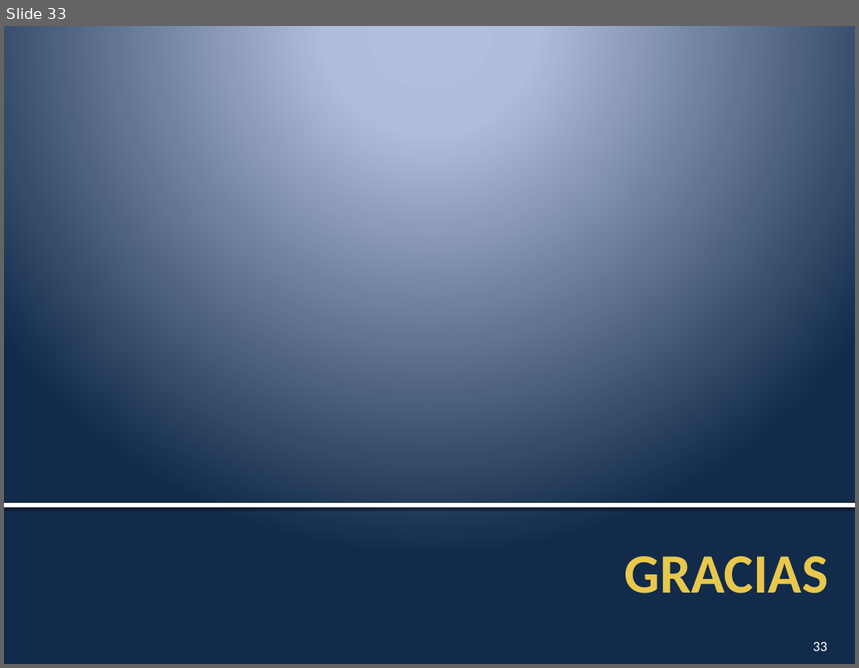
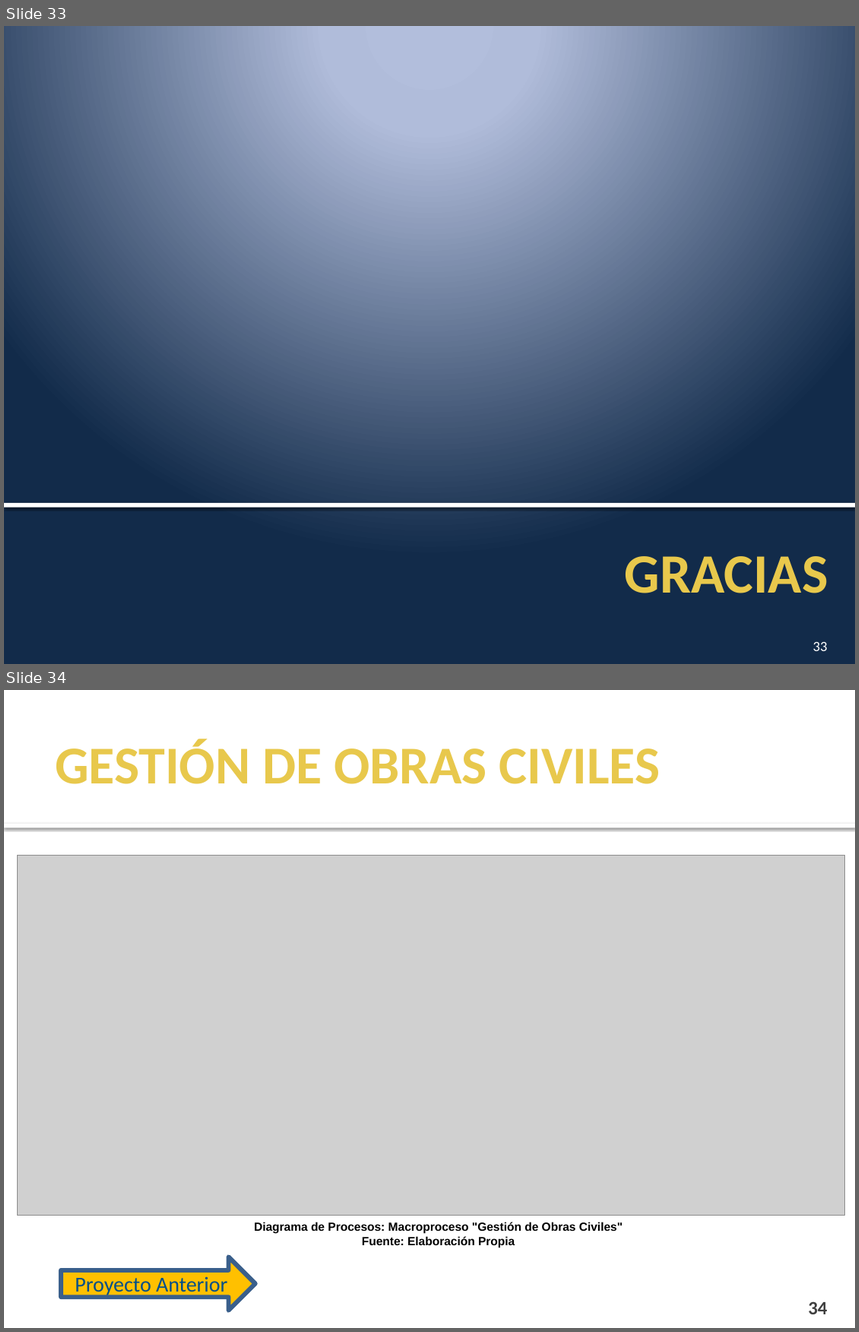
Before and after one commit to cms/proyecto-fya, a slide deck: Presentacion Final Ciclo 2011-1/Presentación Semana 17.pptx. Shown one above the other, each under a label of ours: slide 33 before the commit, slides 33 and 34 after it. The pictures are 859x668 and 859x1332 pixels, drawn with LibreOffice and Linux fonts; fonts in the diff are those of the drawing; grey boxes stand for pictures; background and template pictures are left out. Boxes give left, top, right and bottom in pixels: in the first picture for what was removed or moved away, otherwise in the second. Text is boxed around its words. In the diff, an @@ line names an element or a change of style, - is before the commit and + after.

```diff
--- a/Presentacion Final Ciclo 2011-1/Presentación Semana 17.pptx
+++ b/Presentacion Final Ciclo 2011-1/Presentación Semana 17.pptx
@@ slide 34 added at bbox=[4, 690, 855, 1328], background #FFFFFF @@
@@ title added at bbox=[55, 739, 660, 784], 45 pt, text #E8C84C, bold @@
+GESTIÓN DE OBRAS CIVILES
@@ rectangle added at bbox=[4, 824, 855, 828], fill #FFFFFF @@
@@ picture added at bbox=[18, 855, 845, 1215] @@
@@ text added at bbox=[254, 1222, 623, 1248], 10 pt, text #000000, bold @@
+Diagrama de Procesos: Macroproceso "Gestión de Obras Civiles"
+Fuente: Elaboración Propia
@@ right arrow added at bbox=[61, 1257, 255, 1310], fill #FFC000, outline #3A5F8C 3.78 pt, 18 pt, text #004F8A @@
+Proyecto Anterior
@@ page number added at bbox=[808, 1302, 827, 1315], 16 pt, text #3F3F3F, bold @@
+34
```
Also in this commit, not shown: 3 slides changed, 8 other slides added.
